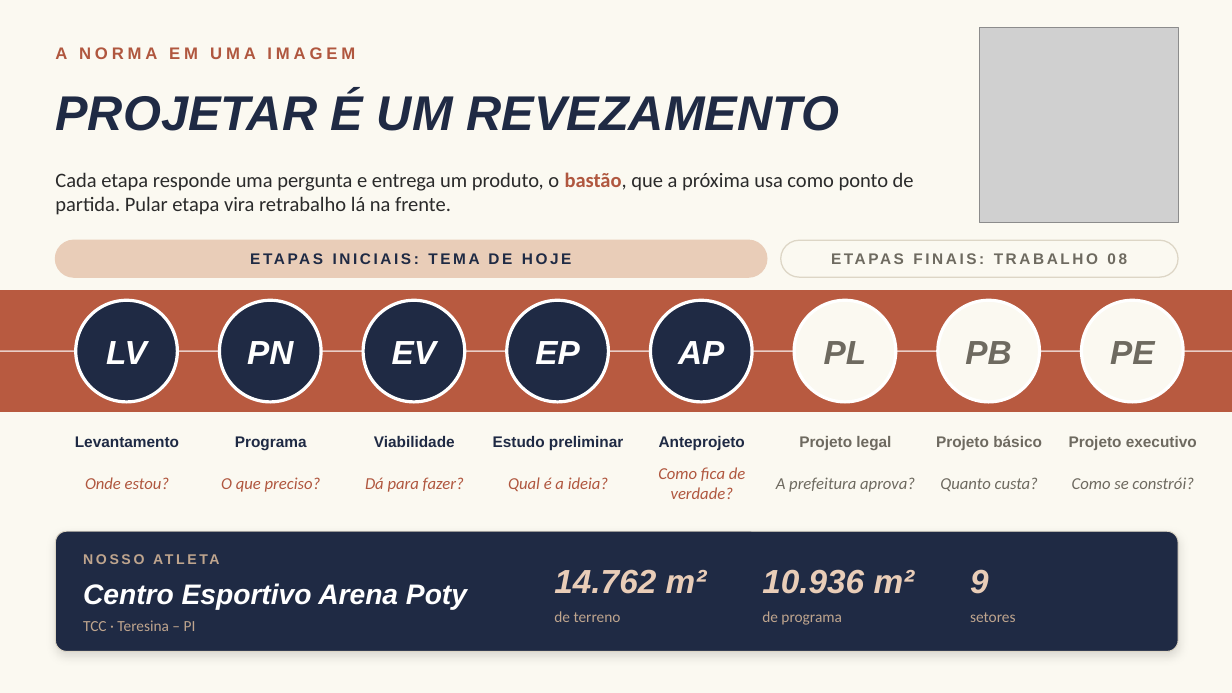
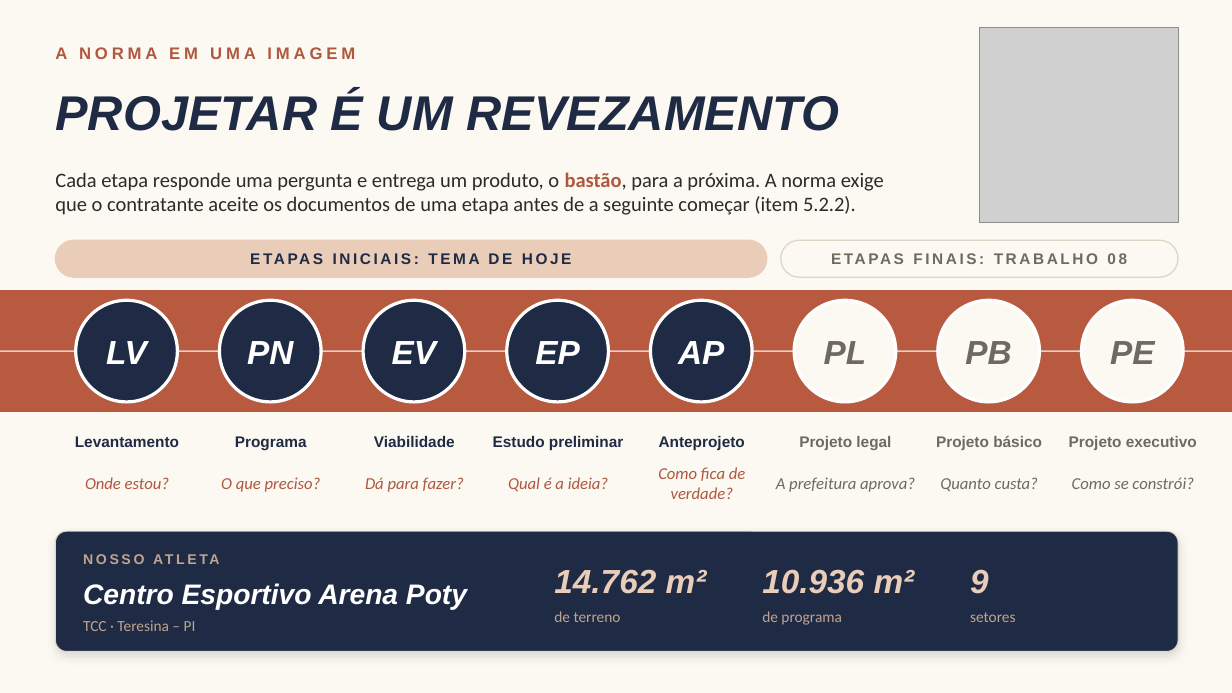
Before and after one commit to arqlais/slide, a slide deck: slide 3 of Claudio_Castro_de_Oliveira_Junior.pptx. Drawn at 1232x693 pixels with LibreOffice and Linux fonts; fonts in the diff are those of the drawing; grey boxes stand for pictures. Boxes give left, top, right and bottom in pixels: in the first picture for what was removed or moved away, otherwise in the second. Text is boxed around its words. In the diff, an @@ line names an element or a change of style, - is before the commit and + after.

```diff
--- a/Claudio_Castro_de_Oliveira_Junior.pptx
+++ b/Claudio_Castro_de_Oliveira_Junior.pptx
@@ text at bbox=[55, 172, 884, 215]: text changed @@
-Cada etapa responde uma pergunta e entrega um produto, o bastão, que a próxima usa como ponto de partida. Pular etapa vira retrabalho lá na frente.
+Cada etapa responde uma pergunta e entrega um produto, o bastão, para a próxima. A norma exige que o contratante aceite os documentos de uma etapa antes de a seguinte começar (item 5.2.2).
```
Also in this commit, not shown: 7 other slides changed, 9 other files.
